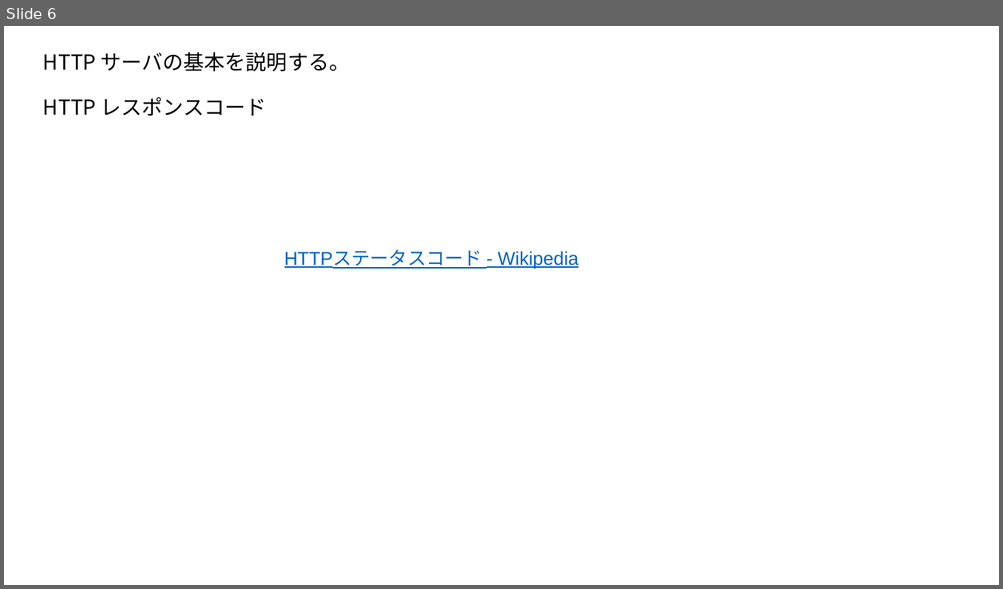
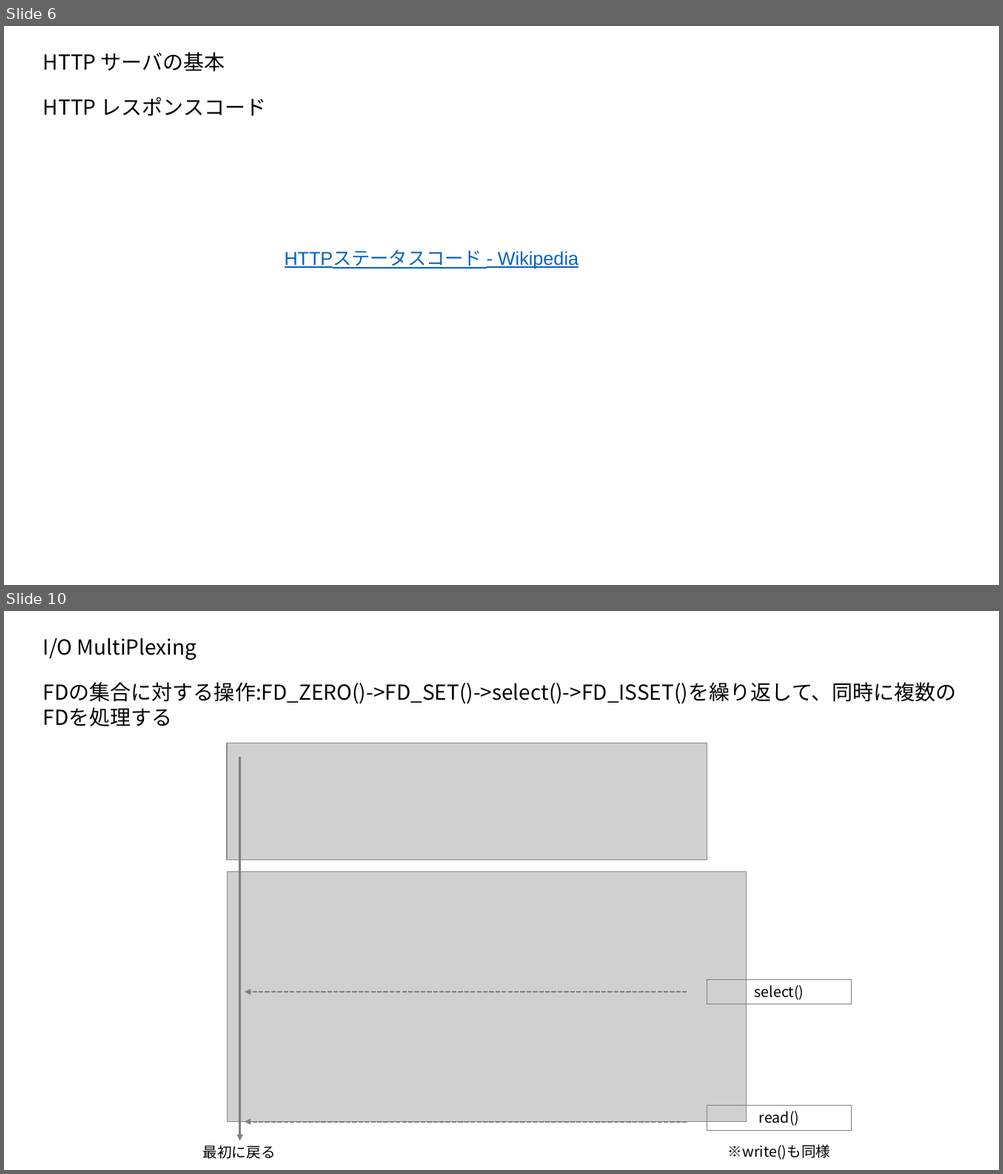
Before and after one commit to sk-uma/webserv, a slide deck: explain.pptx. Shown one above the other, each under a label of ours: slide 6 before the commit, slides 6 and 10 after it; the slides between them are not shown. The pictures are 1003x589 and 1003x1174 pixels, drawn with LibreOffice and Linux fonts; fonts in the diff are those of the drawing; grey boxes stand for pictures. Boxes give left, top, right and bottom in pixels: in the first picture for what was removed or moved away, otherwise in the second. Text is boxed around its words. In the diff, an @@ line names an element or a change of style, - is before the commit and + after.

```diff
--- a/explain.pptx
+++ b/explain.pptx
@@ slide 10 added at (x1=4, y1=611, x2=999, y2=1170), background #FFFFFF @@
@@ text added at (x1=43, y1=638, x2=197, y2=660), 20 pt, text #000000 @@
+I/O MultiPlexing
@@ text added at (x1=43, y1=682, x2=956, y2=726), 20 pt, text #000000 @@
+FDの集合に対する操作:FD_ZERO()->FD_SET()->select()->FD_ISSET()を繰り返して、同時に複数のFDを処理する
@@ picture added at (x1=227, y1=743, x2=707, y2=860) @@
@@ arrow added from (240, 758) to (240, 1142), #808080 1.75 pt @@
@@ picture added at (x1=227, y1=872, x2=746, y2=1122) @@
@@ rectangle added at (x1=707, y1=980, x2=851, y2=1005), outline #808080 0.75 pt, 14 pt, text #000000 @@
+select()
@@ arrow added from (687, 992) to (244, 992), #808080 1.5 pt dashed @@
@@ rectangle added at (x1=707, y1=1105, x2=851, y2=1131), outline #808080 0.75 pt, 14 pt, text #000000 @@
+read()
@@ arrow added from (687, 1122) to (244, 1122), #808080 1.5 pt dashed @@
@@ text added at (x1=203, y1=1145, x2=276, y2=1159), 14 pt, text #000000 @@
+最初に戻る
@@ text added at (x1=728, y1=1145, x2=831, y2=1160), 14 pt, text #000000 @@
+※write()も同様
@@ slide 6 changed as well @@
@@ text at (x1=43, y1=52, x2=225, y2=72): text changed @@
-HTTP サーバの基本を説明する。
+HTTP サーバの基本
```
Also in this commit, not shown: 4 other slides changed, 4 other slides added, 3 other files.
